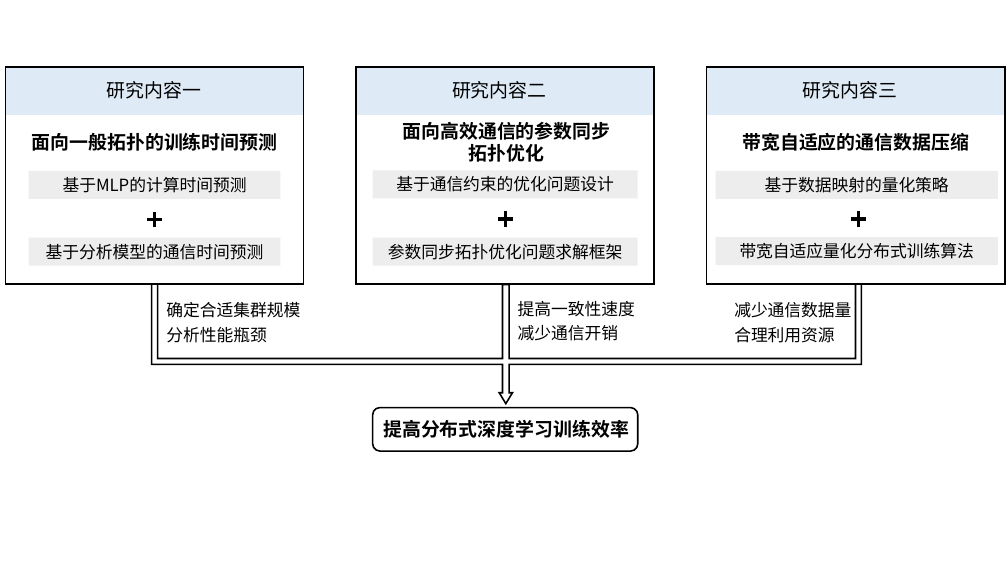
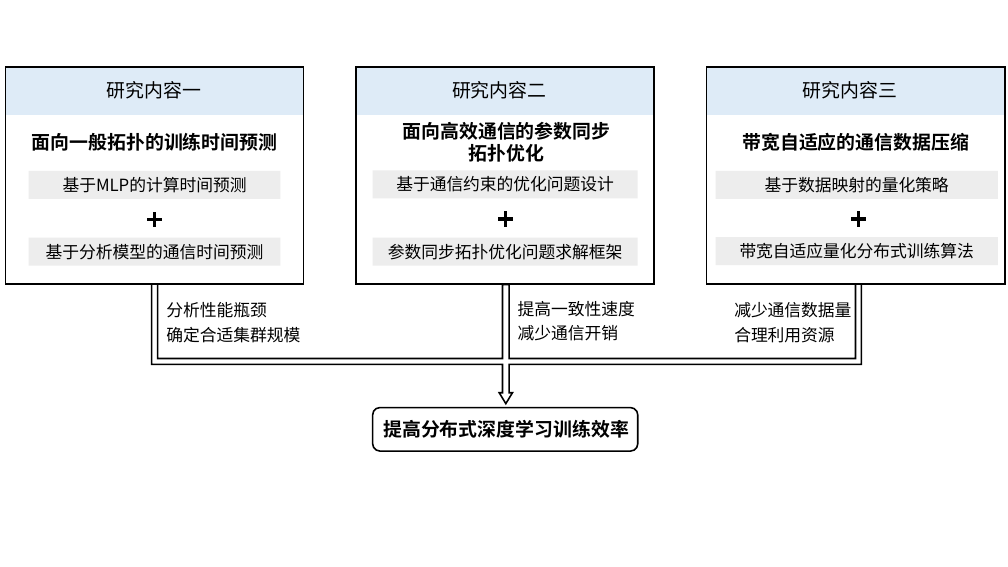
Before and after one commit to EternalLied/zjuthesis-syp, a slide deck: slide 3 of figure/大论文作图.pptx. Drawn at 1008x567 pixels with LibreOffice and Linux fonts; fonts in the diff are those of the drawing. Boxes give left, top, right and bottom in pixels: in the first picture for what was removed or moved away, otherwise in the second. Text is boxed around its words. In the diff, an @@ line names an element or a change of style, - is before the commit and + after.

```diff
--- a/figure/大论文作图.pptx
+++ b/figure/大论文作图.pptx
@@ text at bbox=[166, 302, 266, 318]: paragraph added @@
+分析性能瓶颈
@@ text at bbox=[166, 327, 266, 343]: paragraph removed @@
-分析性能瓶颈
```
Also in this commit, not shown: 1 slide added, 9 other files.
